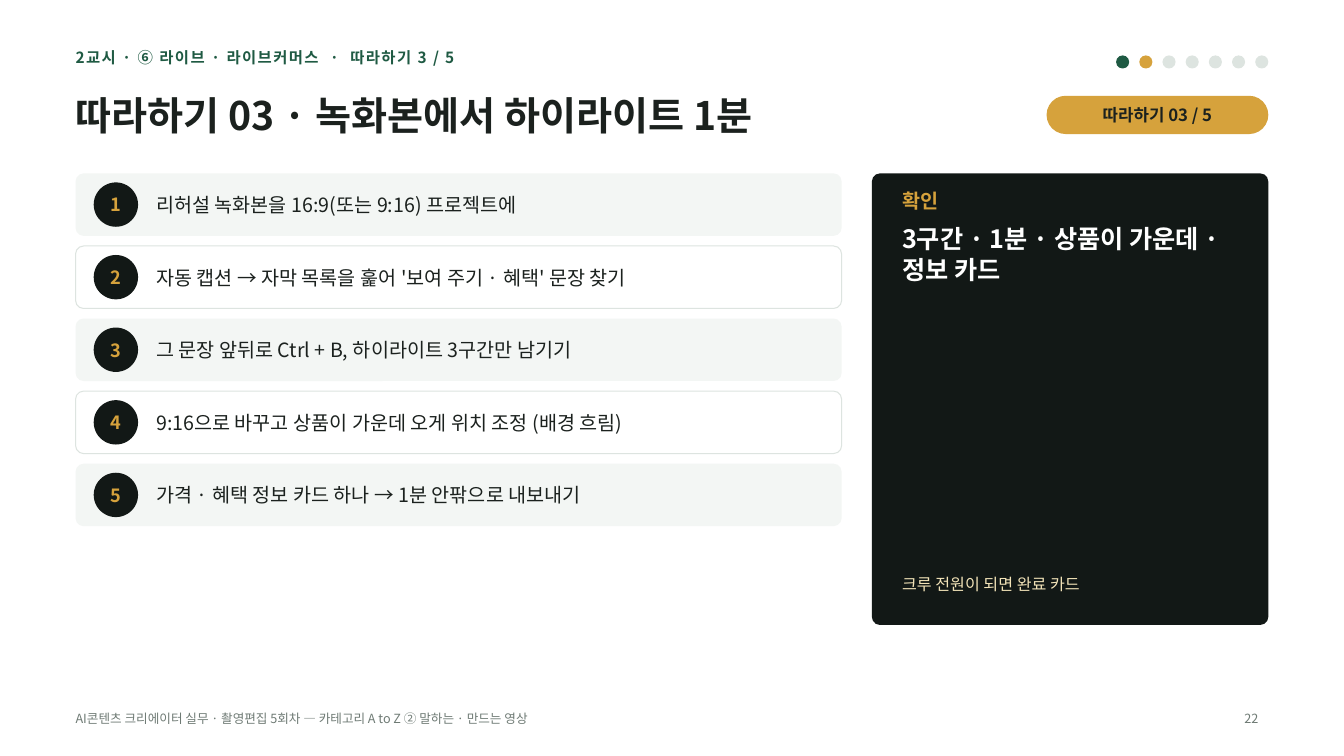
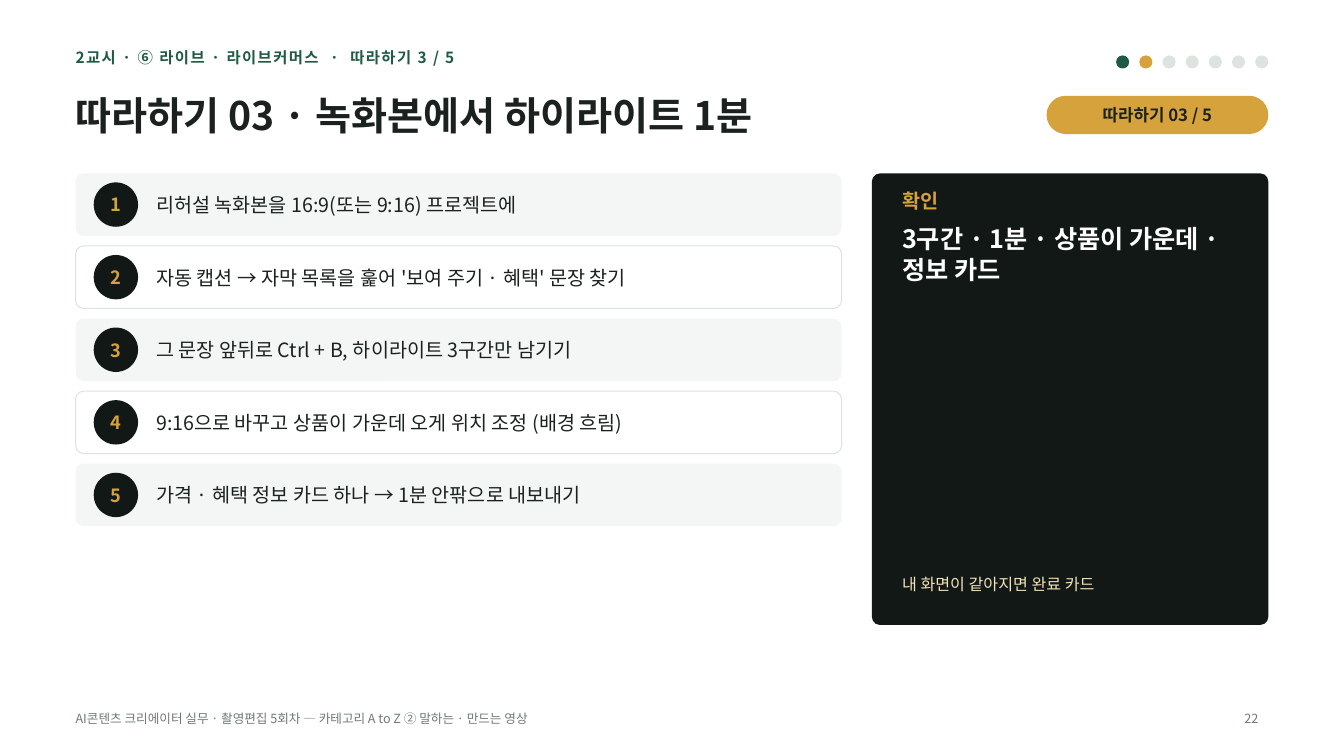
Before and after one commit to yujida/MARUBIT, a slide deck: slide 22 of lectures/05/5회차_카테고리AtoZ_말하는만드는영상_슬라이드.pptx. Drawn at 1344x756 pixels with LibreOffice and Linux fonts; fonts in the diff are those of the drawing. Boxes give left, top, right and bottom in pixels: in the first picture for what was removed or moved away, otherwise in the second. Text is boxed around its words. In the diff, an @@ line names an element or a change of style, - is before the commit and + after.

```diff
--- a/lectures/05/5회차_카테고리AtoZ_말하는만드는영상_슬라이드.pptx
+++ b/lectures/05/5회차_카테고리AtoZ_말하는만드는영상_슬라이드.pptx
@@ text at <box>902,576,1095,592</box>: text changed @@
-크루 전원이 되면 완료 카드
+내 화면이 같아지면 완료 카드
```
Also in this commit, not shown: 4 other slides changed, 3 other files.
